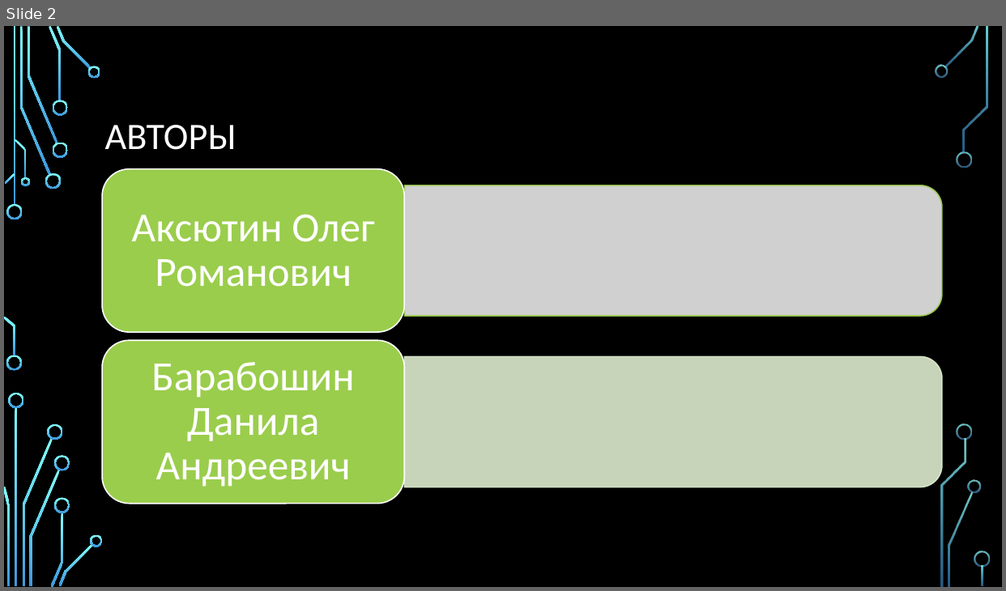
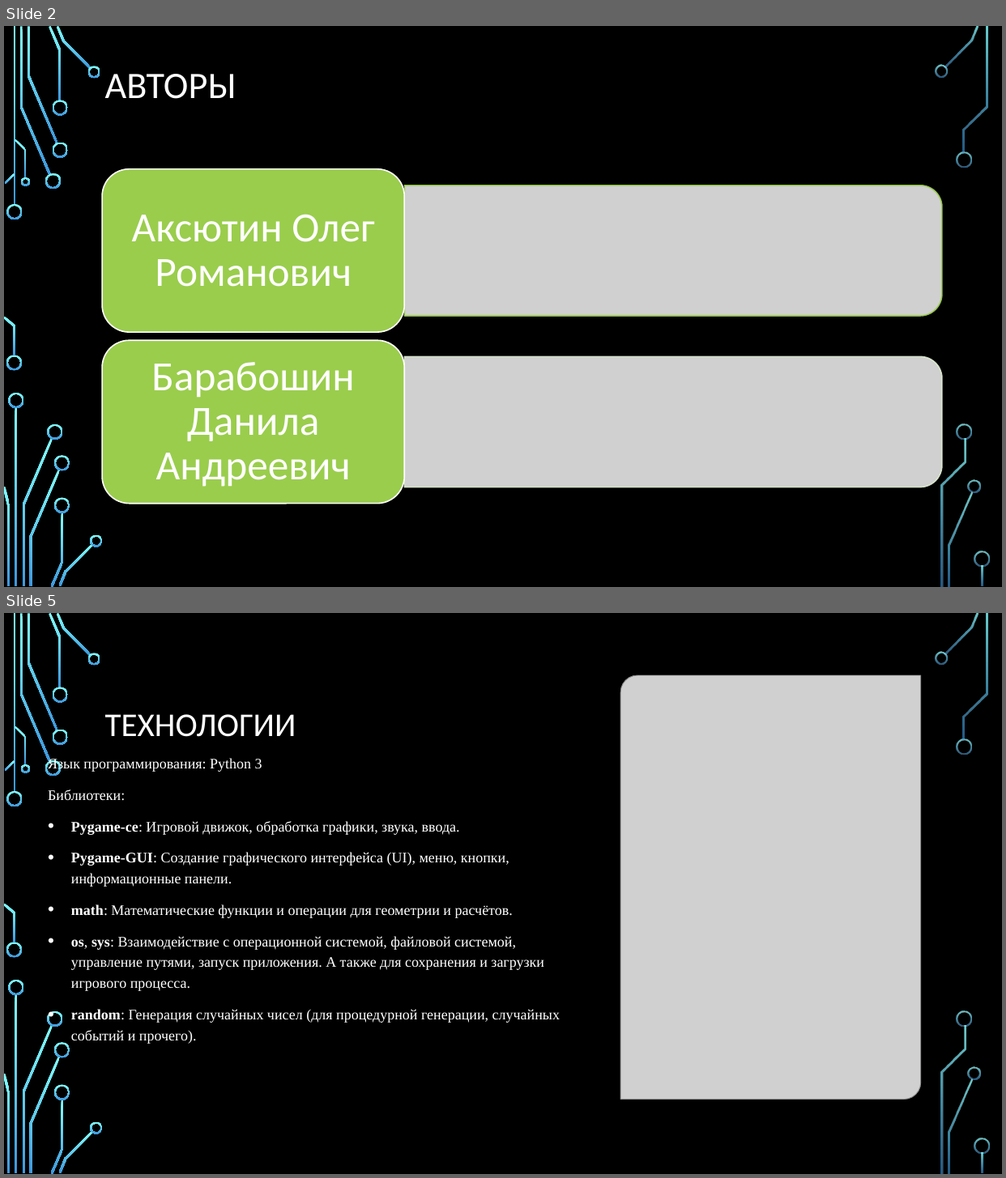
Before and after one commit to Peeperocka/Untitled-hexagon-game, a slide deck: data/docs/Презентация.pptx. Shown one above the other, each under a label of ours: slide 2 before the commit, slides 2 and 5 after it; the slides between them are not shown. The pictures are 1006x591 and 1006x1178 pixels, drawn with LibreOffice and Linux fonts; fonts in the diff are those of the drawing; grey boxes stand for pictures; background and template pictures are left out. Boxes give left, top, right and bottom in pixels: in the first picture for what was removed or moved away, otherwise in the second. Text is boxed around its words. In the diff, an @@ line names an element or a change of style, - is before the commit and + after.

```diff
--- a/data/docs/Презентация.pptx
+++ b/data/docs/Презентация.pptx
@@ slide 5 added at [4, 613, 1002, 1174], background picture (left out); not listed: 36 template elements that a slide beside it also shows @@
@@ picture added at [621, 675, 921, 1100] @@
@@ title added at [105, 714, 296, 737], 32 pt, text #FFFFFF @@
+ТЕХНОЛОГИИ
@@ text added at [48, 758, 560, 1044], 14 pt, text #FFFFFF @@
+Язык программирования: Python 3
+Библиотеки:
+• Pygame-ce: Игровой движок, обработка графики, звука, ввода.
+• Pygame-GUI: Создание графического интерфейса (UI), меню, кнопки, информационные панели.
+• math: Математические функции и операции для геометрии и расчётов.
+• os, sys: Взаимодействие с операционной системой, файловой системой, управление путями, запуск приложения. А также для сохранения и загрузки игрового процесса.
+• random: Генерация случайных чисел (для процедурной генерации, случайных событий и прочего).
@@ slide 2 changed as well @@
@@ title "АВТОРЫ": place and size @@
-title "АВТОРЫ" at [105, 125, 236, 150]
+title "АВТОРЫ" at [105, 74, 236, 99]
@@ round same rect removed at [404, 357, 942, 487] @@
@@ picture added at [404, 357, 942, 487] @@
```
Also in this commit, not shown: 1 other slide changed, 4 other slides added, 3 slides removed, 1 other file.
